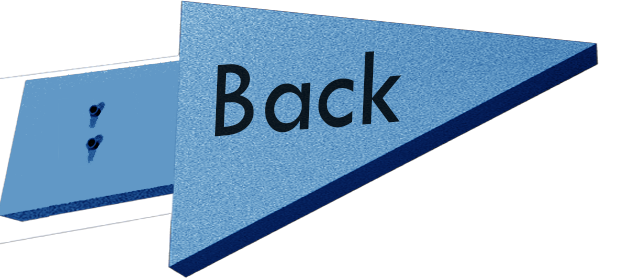
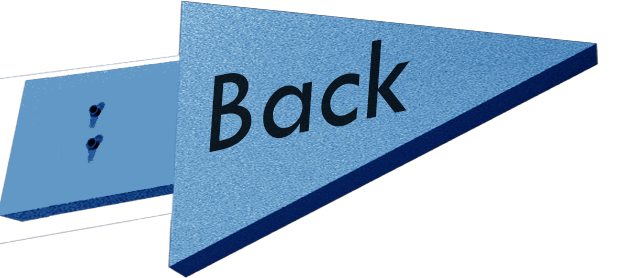
Layered file, before and after one edit (640×278). Changes by layer:
painted on "Back" over [209, 39, 410, 153]
